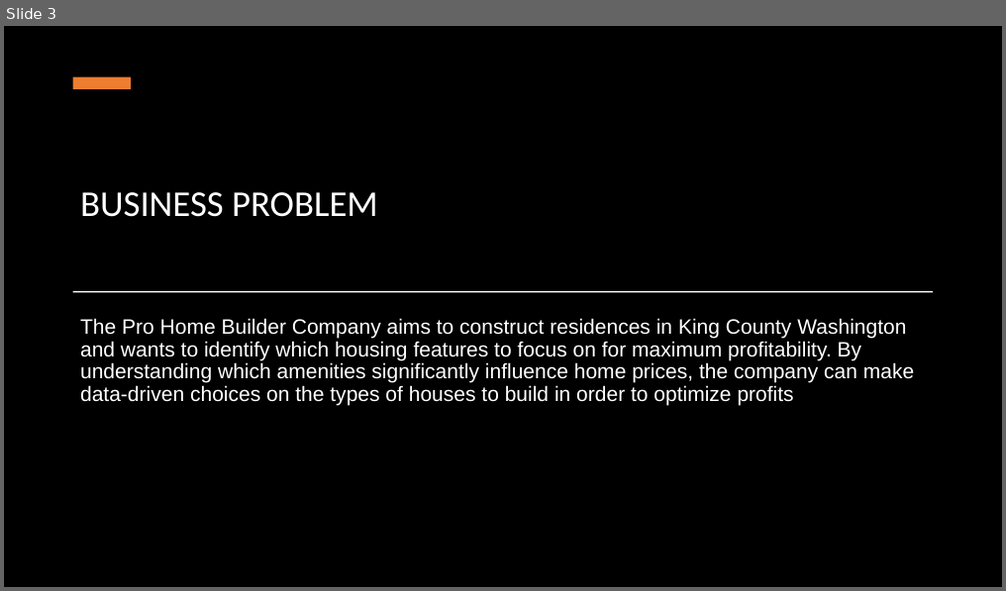
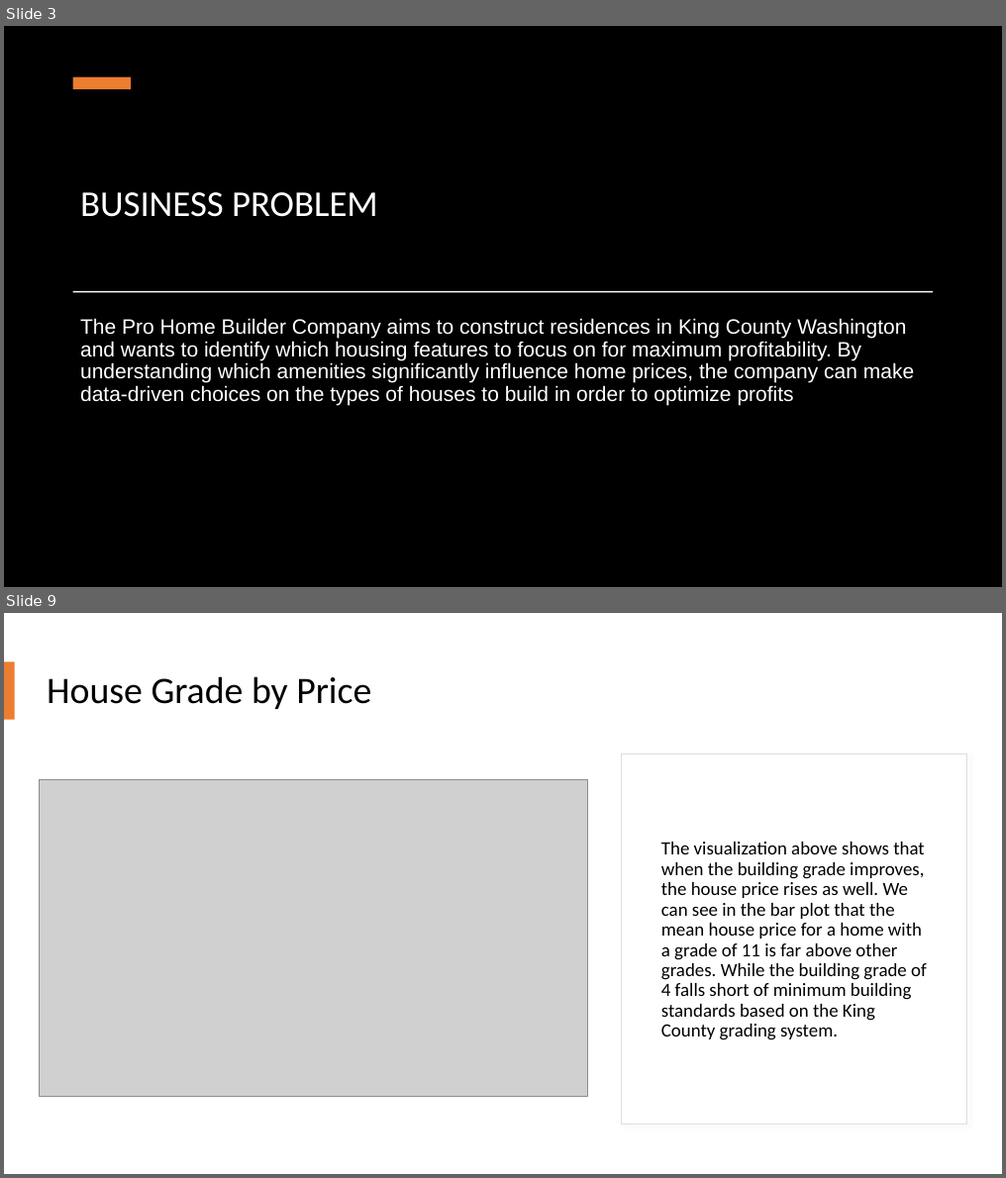
Before and after one commit to Sdec30/Phase2_ProjectDAT7_KCHouseData_SB, a slide deck: Phase2_ProjectDAT7_KCHouseData_SB.pptx. Shown one above the other, each under a label of ours: slide 3 before the commit, slides 3 and 9 after it; the slides between them are not shown. The pictures are 1006x591 and 1006x1178 pixels, drawn with LibreOffice and Linux fonts; fonts in the diff are those of the drawing; grey boxes stand for pictures; background and template pictures are left out; a plain dark background stands for a picture behind light text. Boxes give left, top, right and bottom in pixels: in the first picture for what was removed or moved away, otherwise in the second. Text is boxed around its words. In the diff, an @@ line names an element or a change of style, - is before the commit and + after.

```diff
--- a/Phase2_ProjectDAT7_KCHouseData_SB.pptx
+++ b/Phase2_ProjectDAT7_KCHouseData_SB.pptx
@@ slide 9 added at [4,613,1002,1174], background #FFFFFF @@
@@ rectangle added at [4,662,15,719], fill #ED7D31 @@
@@ title added at [47,676,371,709], 36 pt, text #000000 @@
+House Grade by Price
@@ rectangle added at [622,754,966,1124], fill #FFFFFF, outline #DEDEDE 0.75 pt @@
@@ picture added at [40,780,588,1096] @@
@@ text added at [661,842,927,1041], 18 pt, text #000000 @@
+The visualization above shows that when the building grade improves, the house price rises as well. We can see in the bar plot that the mean house price for a home with a grade of 11 is far above other grades. While the building grade of 4 falls short of minimum building standards based on the King County grading system.
```
Also in this commit, not shown: 2 slides changed, 6 other slides added, 2 other files.
